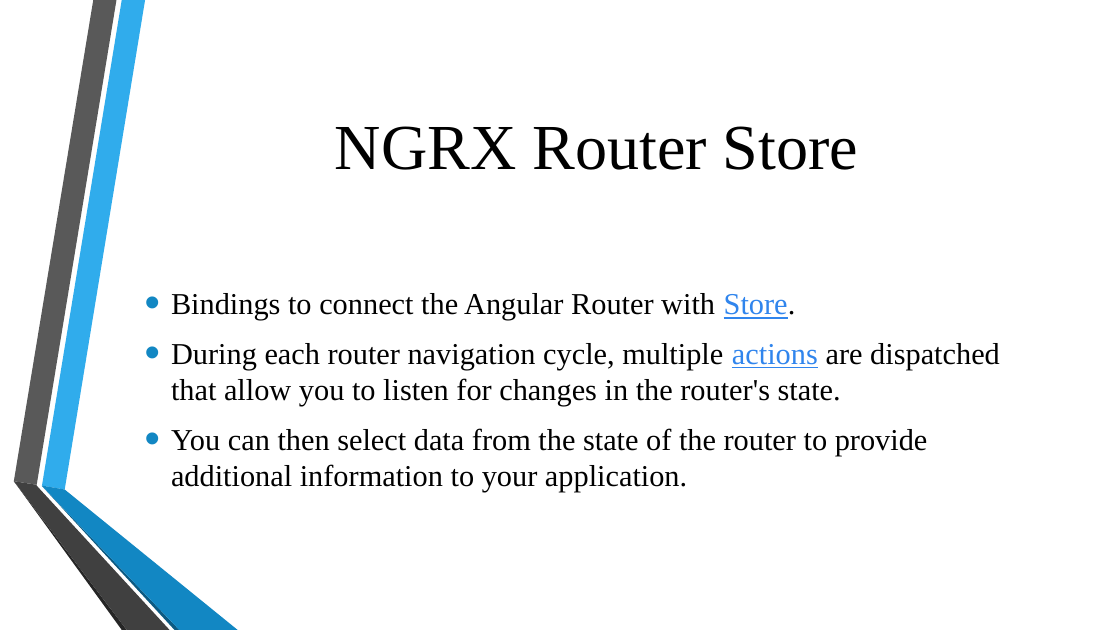
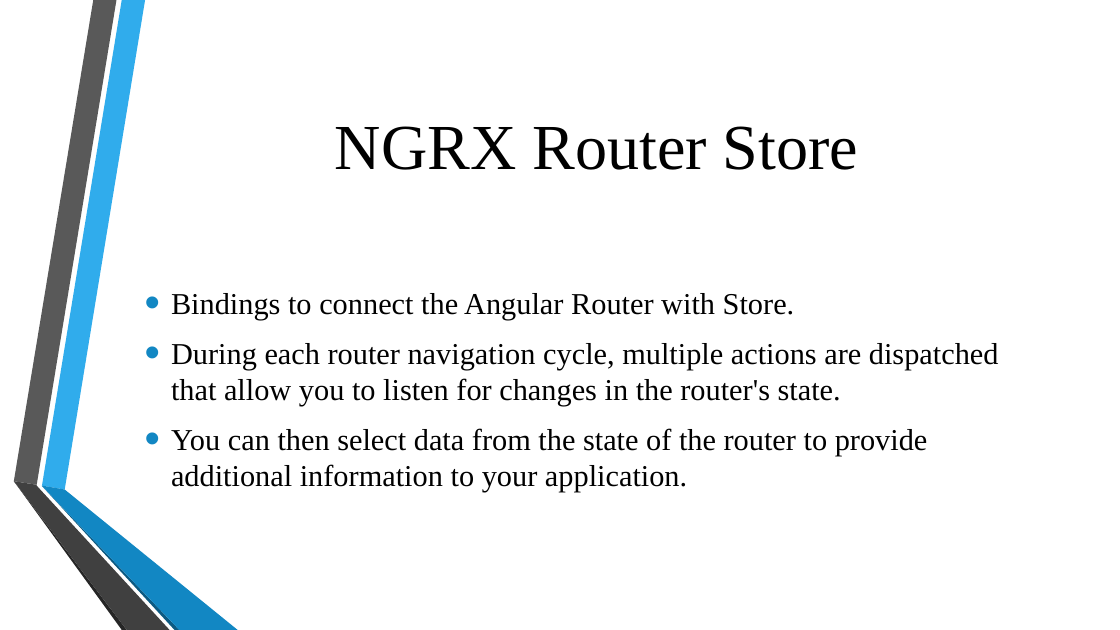
Before and after one commit to ngohungphuc/Presentation, a slide deck: slide 9 of NgRx/NGRX Part 2.pptx. Drawn at 1120x630 pixels with LibreOffice and Linux fonts; fonts in the diff are those of the drawing; background and template pictures are left out. Boxes give left, top, right and bottom in pixels: in the first picture for what was removed or moved away, otherwise in the second. Text is boxed around its words. In the diff, an @@ line names an element or a change of style, - is before the commit and + after.

```diff
--- a/NgRx/NGRX Part 2.pptx
+++ b/NgRx/NGRX Part 2.pptx
@@ text at [171,293,999,407]: text colour #3085ED to #000000, underline off in "Store.", "actions" @@
```
Also in this commit, not shown: 3 other slides changed.
